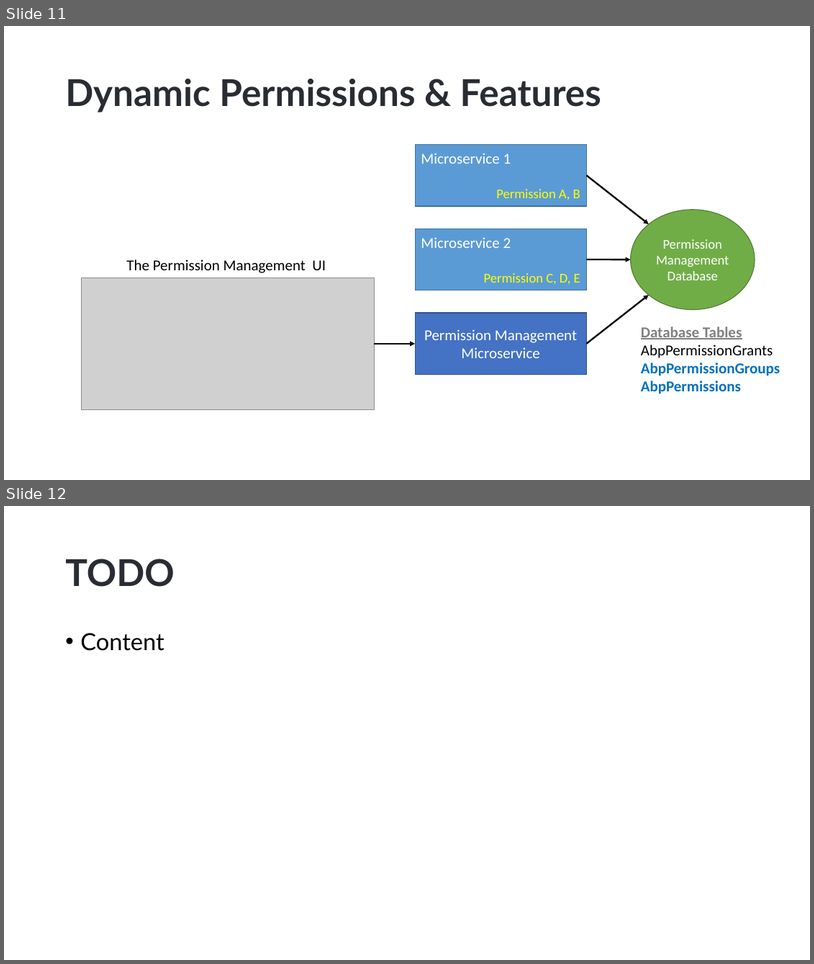
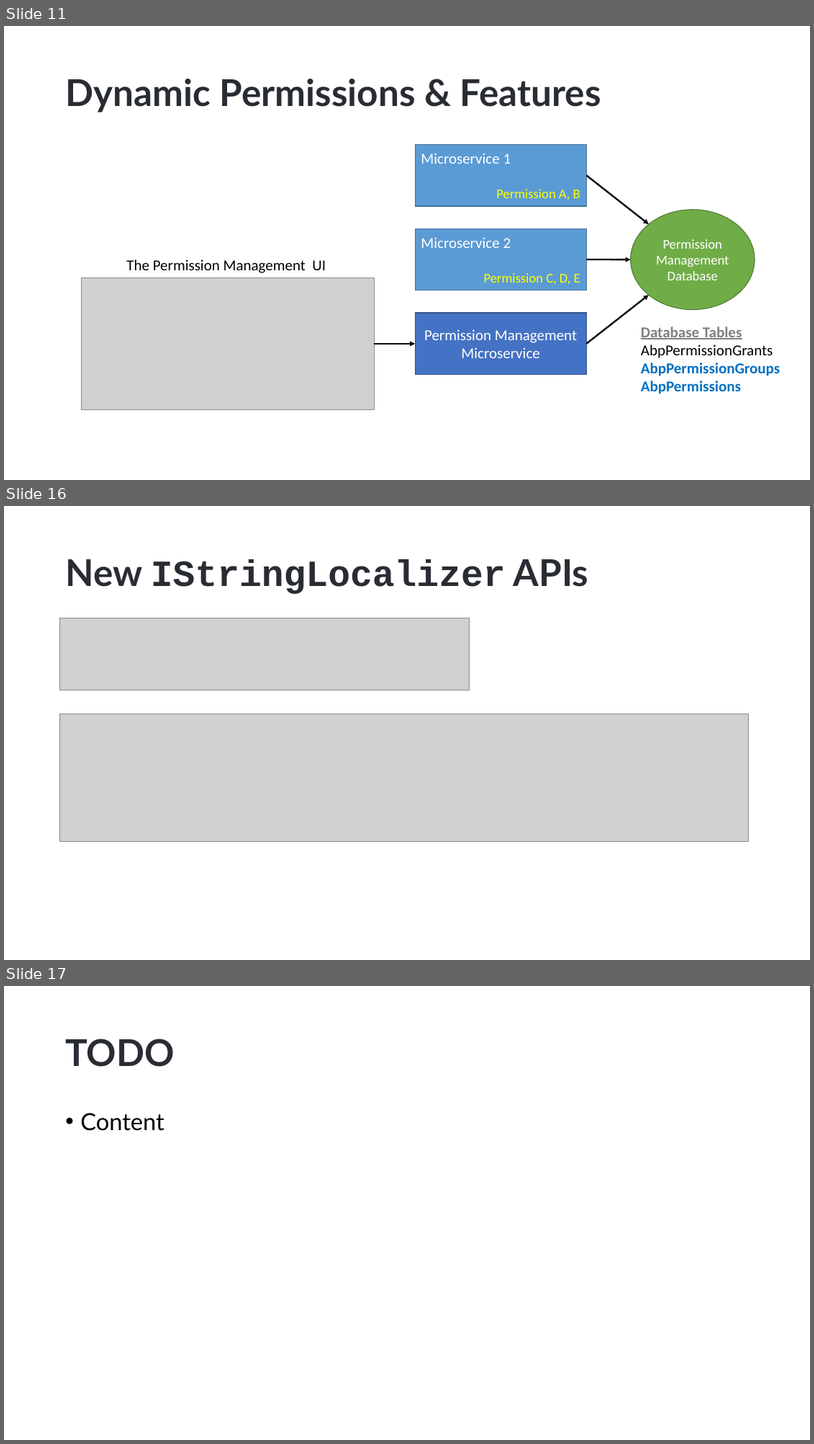
Before and after one commit to hikalkan/presentations, a slide deck: 2022-11-24 ABP Community Talks 2022.9/ABP-7-News.pptx. Shown one above the other, each under a label of ours: slides 11 and 12 before the commit, slides 11, 16 and 17 after it; the slides between them are not shown. The pictures are 814x964 and 814x1444 pixels, drawn with LibreOffice and Linux fonts; fonts in the diff are those of the drawing; grey boxes stand for pictures; background and template pictures are left out. Boxes give left, top, right and bottom in pixels: in the first picture for what was removed or moved away, otherwise in the second. Text is boxed around its words. In the diff, an @@ line names an element or a change of style, - is before the commit and + after.

```diff
--- a/2022-11-24 ABP Community Talks 2022.9/ABP-7-News.pptx
+++ b/2022-11-24 ABP Community Talks 2022.9/ABP-7-News.pptx
@@ slide 16 added at (4, 506, 810, 960), background picture (left out) @@
@@ title added at (65, 559, 589, 594), 44 pt, text #292D33, bold @@
+New IStringLocalizer APIs
@@ picture added at (59, 618, 470, 690) @@
@@ picture added at (59, 713, 749, 841) @@
@@ what was slide 12 is now slide 17 @@
```
Also in this commit, not shown: 1 slide changed, 9 other slides added.
